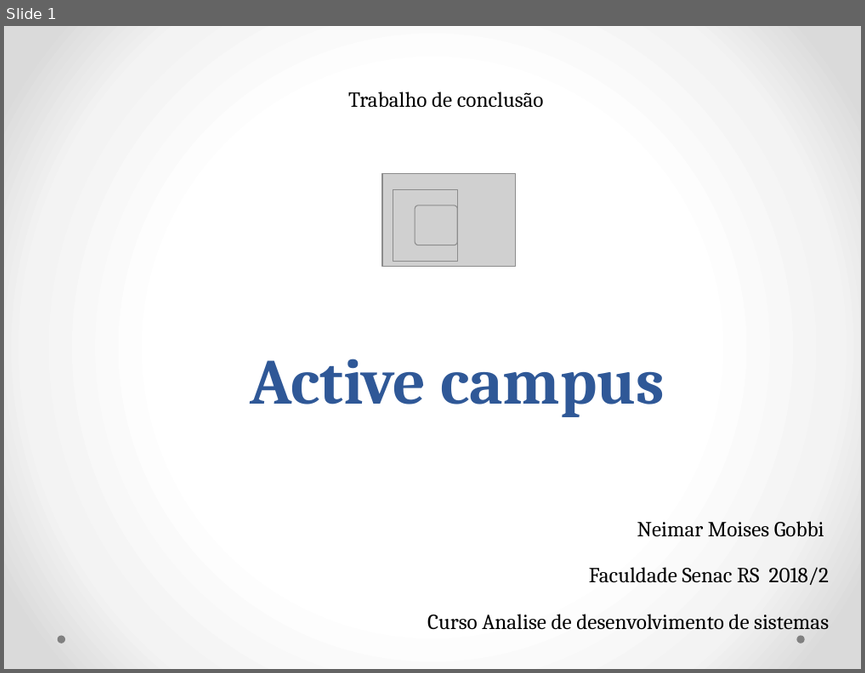
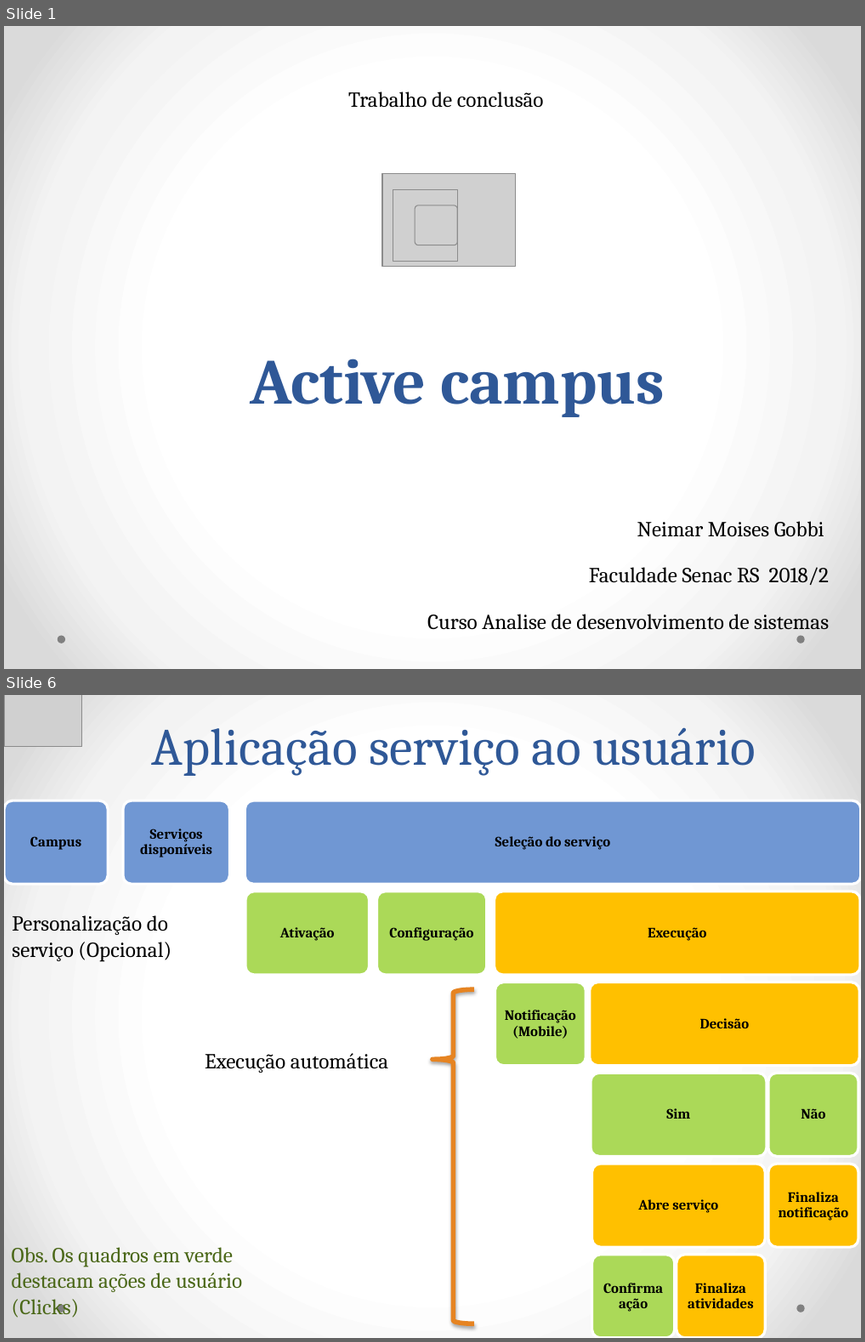
Before and after one commit to Neimarmg/TCC, a slide deck: Ppt.pptx. Shown one above the other, each under a label of ours: slide 1 before the commit, slides 1 and 6 after it; the slides between them are not shown. The pictures are 865x673 and 865x1342 pixels, drawn with LibreOffice and Linux fonts; fonts in the diff are those of the drawing; grey boxes stand for pictures. Boxes give left, top, right and bottom in pixels: in the first picture for what was removed or moved away, otherwise in the second. Text is boxed around its words. In the diff, an @@ line names an element or a change of style, - is before the commit and + after.

Commit message:
Execução do conceito do produto

```diff
--- a/Ppt.pptx
+++ b/Ppt.pptx
@@ slide 6 added at [4,695,861,1338], background gradient #FFFFFF to #F4F4F4 to #DADADA; not listed: 2 template elements that a slide beside it also shows @@
@@ picture added at [4,695,82,746] @@
@@ title added at [152,727,755,776], 44 pt, text #2F5897 @@
+Aplicação serviço ao usuário
@@ text added at [12,915,171,962], 18 pt, text #000000 @@
+Personalização do serviço (Opcional)
@@ left brace added at [432,990,473,1324], outline #E68422 4 pt @@
@@ text added at [205,1053,389,1072], 18 pt, text #000000 @@
+Execução automática
@@ group added at [4,800,861,1338]: 14 rounded rectangles, 14 texts @@
+Campus
+Serviços disponíveis
+Seleção do serviço
+Ativação
+Configuração
+Execução
+Notificação (Mobile)
+Decisão
+Sim
+Abre serviço
+Confirma ação
+Finaliza atividades
+Não
+Finaliza notificação
@@ text added at [12,1247,242,1317], 18 pt, text #4A6717 @@
+Obs. Os quadros em verde destacam ações de usuário (Clicks)
```
Also in this commit, not shown: 3 slides changed, 2 other slides added, 2 slides removed, 1 other file.
